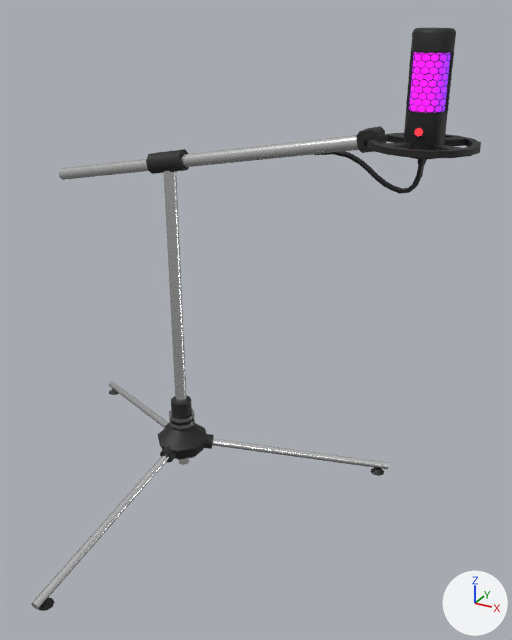
Two versions of the glTF model assets/models/mic.gltf, one commit apart.
One viewpoint serves both versions: a 50 mm camera at (1.64, -2.29, 2.03) aimed at (0.45, -0.11, 0.94). Arrows for +X, +Y and +Z are at lower right; the lights stay in place. Vertices at the same position are counted once.

In view in the first picture: 'Mic'.
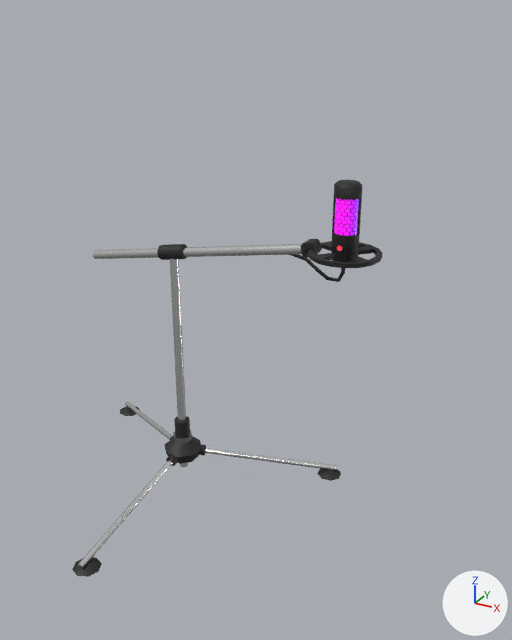
Pixel boxes [x1, y1, x2, y2] of what changed, in the pictures (512 x 640 px):
'Mic', reshaped, rescaled (31% narrower, 32% shorter)
    before: [31, 28, 481, 611]
    after: [72, 180, 383, 577]
part 1 of me_torus_002, deleted
    before: [169, 409, 194, 423]
part 2 of me_torus_002, deleted
    before: [38, 598, 55, 611]
part 3 of me_torus_002, deleted
    before: [370, 468, 384, 476]
part 4 of me_torus_002, deleted
    before: [109, 389, 119, 395]
part 5 of me_torus_002, cut back
    before: [334, 28, 456, 194]
    after: [291, 181, 362, 282]
part 6 of me_torus_002, cut back
    before: [169, 419, 195, 429]
    after: [120, 406, 341, 481]
part 7 of me_torus_002, added
    after: [72, 557, 102, 577]

Edits to the bpy script that builds the scene:
```text
Change me_torus_002:
    used by ob_mic; location = (0.0, 0.0, 0.0)
    verts and faces of me_torus_002; kept vertices keep their numbers, new ones are numbered from 652
    remove me_torus_002.from_pydata(...)  # 652 vertices, 1148 faces; spans x -0.84..1.18, y -0.97..0.5, z 0.01..1.97
    add me_torus_002.from_pydata(...)  # 559 vertices, 892 faces; spans x -0.87..1.18, y -0.99..0.53, z 0.0..1.97
    me_torus_002 part 1: the loose piece of 16 vertices spanning x -0.06..0.06, y -0.06..0.06, z 0.33..0.34 is deleted
    me_torus_002 part 2: the loose piece of 16 vertices spanning x -0.03..0.03, y -0.95..-0.88, z 0.01..0.03 is deleted
    me_torus_002 part 3: the loose piece of 16 vertices spanning x 0.76..0.83, y 0.43..0.49, z 0.01..0.03 is deleted
    me_torus_002 part 4: the loose piece of 16 vertices spanning x -0.83..-0.76, y 0.43..0.49, z 0.01..0.03 is deleted
    me_torus_002 part 5
    60 vertices are removed from x 0.71..1.06, y -0.06..0.11, z 1.45..1.97
    238 faces are deleted
    4 vertices are added at (0.96, 0.03, 1.49), (0.97, 0.03, 1.48), (0.96, 0.02, 1.48), (0.97, 0.02, 1.47)
    112 new faces join them, mat_template_palette_semirough (picture img_template_palette)
    me_torus_002 part 6
    4 vertices are removed from x -0.05..0.05, y -0.05..0.05, z 0.29
    54 faces are deleted
    4 vertices in x -0.06..0.06, y -0.06..0.06, z 0.29 move by (0.0, 0.0, -0.02)
    22 vertices are added at x -0.87..0.87, y -0.05..0.53, z 0.0..0.27
    12 new faces join them, mat_template_palette_metal (picture img_template_palette)
    16 new faces join them, mat_template_palette_semirough (picture img_template_palette)
    me_torus_002 part 7
    add verts[674] = (-0.05, -0.86, 0.0)  # pixel (86, 556)
    add verts[675] = (-0.08, -0.92, 0.0)  # pixel (76, 561)
    add verts[676] = (-0.05, -0.97, 0.0)  # pixel (72, 569)
    add verts[677] = (0.0, -0.99, 0.0)  # pixel (77, 575)
    add verts[678] = (0.05, -0.97, 0.0)  # pixel (88, 576)
    add verts[679] = (0.08, -0.92, 0.0)  # pixel (98, 571)
    add verts[680] = (0.0, -0.84, 0.0)  # pixel (96, 557)
    add verts[681] = (0.05, -0.86, 0.0)  # pixel (101, 563)
    add verts[682] = (0.0, -0.92, 0.05)
    add faces += [(680, 682, 681), (674, 682, 680), (674, 675, 682), (675, 676, 682), (676, 677, 682), (678, 679, 682)]  # mat_template_palette_semirough (picture img_template_palette)
    add faces += [(679, 681, 682), (677, 678, 682)]  # mat_template_palette_semirough (picture img_template_palette)
Change ob_mic:
    ob_mic.scale: (1.0, 1.0, 1.0) -> (0.75, 0.75, 0.75)
```
